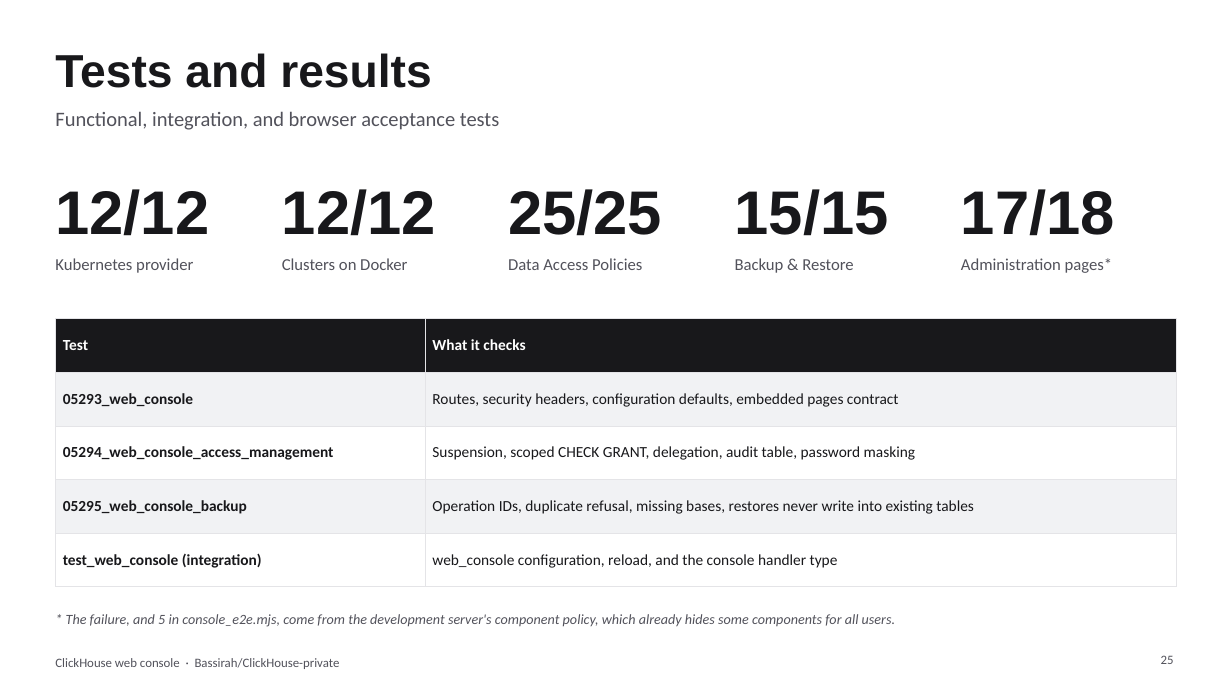
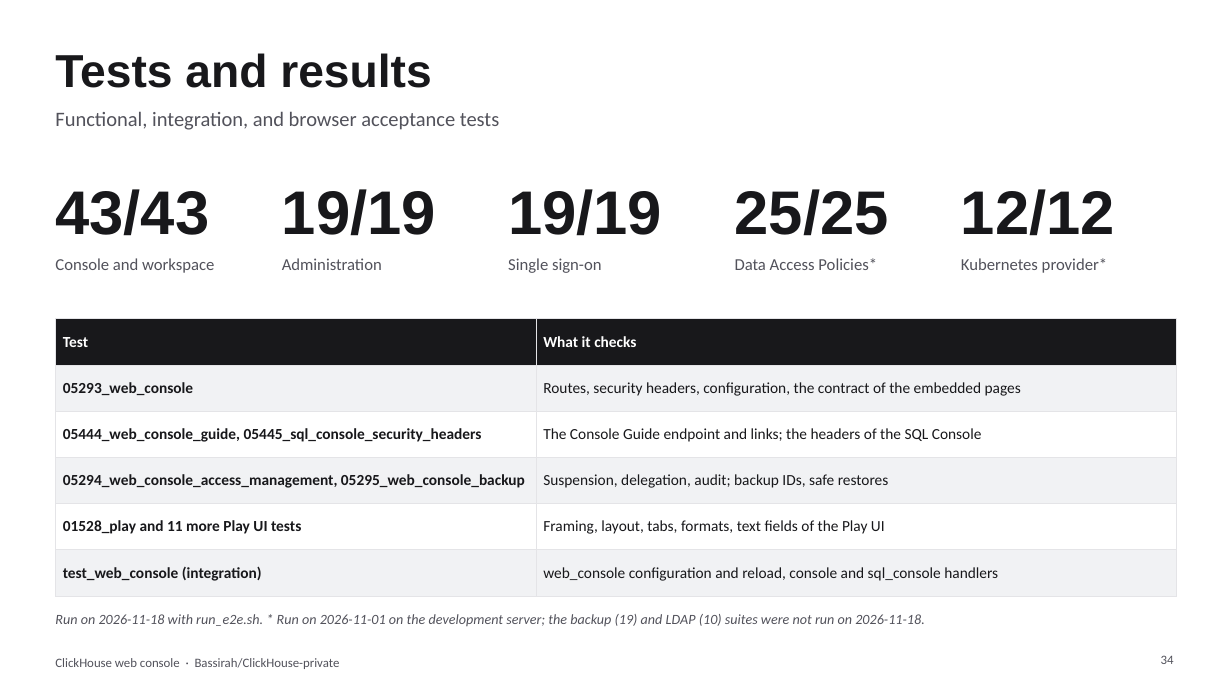
Before and after one commit to Bassirah/ClickHouse-private, a slide deck: slide 34 of docs/custom_dev/ClickHouse-Web-Console-Solution.pptx (slide 25 before the commit). Drawn at 1232x693 pixels with LibreOffice and Linux fonts; fonts in the diff are those of the drawing. Boxes give left, top, right and bottom in pixels: in the first picture for what was removed or moved away, otherwise in the second. Text is boxed around its words. In the diff, an @@ line names an element or a change of style, - is before the commit and + after.

```diff
--- a/docs/custom_dev/ClickHouse-Web-Console-Solution.pptx
+++ b/docs/custom_dev/ClickHouse-Web-Console-Solution.pptx
@@ text at bbox=[55, 189, 209, 236]: text changed @@
-12/12
+43/43
@@ text at bbox=[282, 189, 436, 236]: text changed @@
-12/12
+19/19
@@ text at bbox=[508, 189, 662, 236]: text changed @@
-25/25
+19/19
@@ text at bbox=[735, 189, 889, 236]: text changed @@
-15/15
+25/25
@@ text at bbox=[961, 189, 1115, 236]: text changed @@
-17/18
+12/12
@@ text at bbox=[55, 258, 214, 273]: text changed @@
-Kubernetes provider
+Console and workspace
@@ text at bbox=[282, 258, 382, 270]: text changed @@
-Clusters on Docker
+Administration
@@ text at bbox=[508, 258, 602, 273]: text changed @@
-Data Access Policies
+Single sign-on
@@ text at bbox=[735, 258, 877, 270]: text changed @@
-Backup & Restore
+Data Access Policies*
@@ text at bbox=[961, 258, 1107, 273]: text changed @@
-Administration pages*
+Kubernetes provider*
@@ table at bbox=[55, 319, 1177, 585] @@
-row 2: 05293_web_console | Routes, security headers, configuration defaults, embedded pages contract
-row 3: 05294_web_console_access_management | Suspension, scoped CHECK GRANT, delegation, audit table, password masking
-row 4: 05295_web_console_backup | Operation IDs, duplicate refusal, missing bases, restores never write into existing tables
-row 5: test_web_console (integration) | web_console configuration, reload, and the console handler type
+row 2: 05293_web_console | Routes, security headers, configuration, the contract of the embedded pages
+row 3: 05444_web_console_guide, 05445_sql_console_security_headers | The Console Guide endpoint and links; the headers of the SQL Console
+row 4: 05294_web_console_access_management, 05295_web_console_backup | Suspension, delegation, audit; backup IDs, safe restores
+row 5: 01528_play and 11 more Play UI tests | Framing, layout, tabs, formats, text fields of the Play UI
+row 6: test_web_console (integration) | web_console configuration and reload, console and sql_console handlers
@@ text at bbox=[55, 614, 925, 626]: text changed @@
-* The failure, and 5 in console_e2e.mjs, come from the development server's component policy, which already hides some components for all users.
+Run on 2026-11-18 with run_e2e.sh. * Run on 2026-11-01 on the development server; the backup (19) and LDAP (10) suites were not run on 2026-11-18.
@@ page number at bbox=[1161, 655, 1174, 664]: text changed @@
-25
+34
```
Also in this commit, not shown: 9 other slides changed, 9 slides added, 1 other file.
